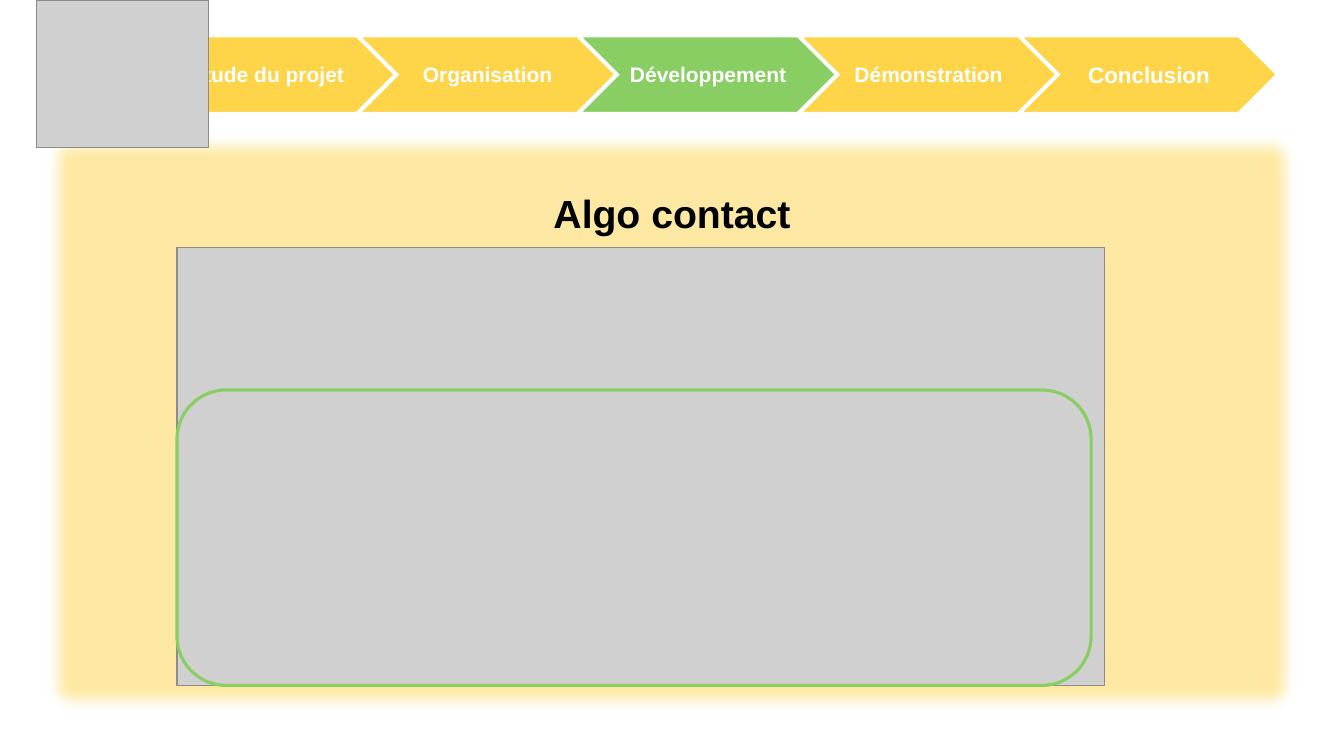
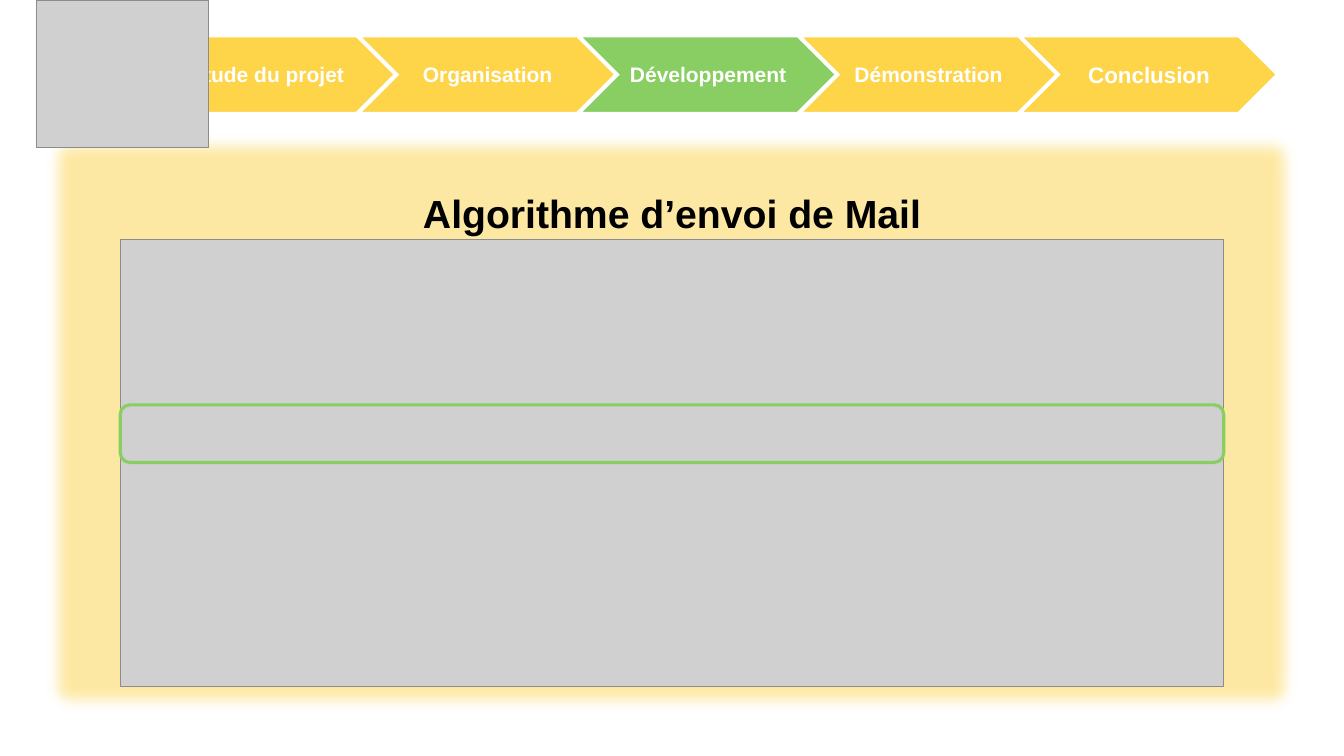
Before and after one commit to ChampemeDylan/UPOP, a slide deck: slide 1 of Algo contact.pptx. Drawn at 1344x756 pixels with LibreOffice and Linux fonts; fonts in the diff are those of the drawing; grey boxes stand for pictures; background and template pictures are left out. Boxes give left, top, right and bottom in pixels: in the first picture for what was removed or moved away, otherwise in the second. Text is boxed around its words. In the diff, an @@ line names an element or a change of style, - is before the commit and + after.

Commit message:
Anis: validationCommande.php
Mail Confirmation de Commande.

```diff
--- a/Algo contact.pptx
+++ b/Algo contact.pptx
@@ text at (423, 199, 921, 236): text changed @@
-Algo contact
+Algorithme d’envoi de Mail
@@ picture: place and size @@
-picture at (177, 248, 1105, 686)
+picture at (120, 240, 1224, 688)
@@ rounded rectangle: place and size @@
-rounded rectangle at (177, 390, 1092, 686)
+rounded rectangle at (120, 405, 1224, 463)
```
Also in this commit, not shown: 1 other slide changed, 4 slides added, 1 other file.
